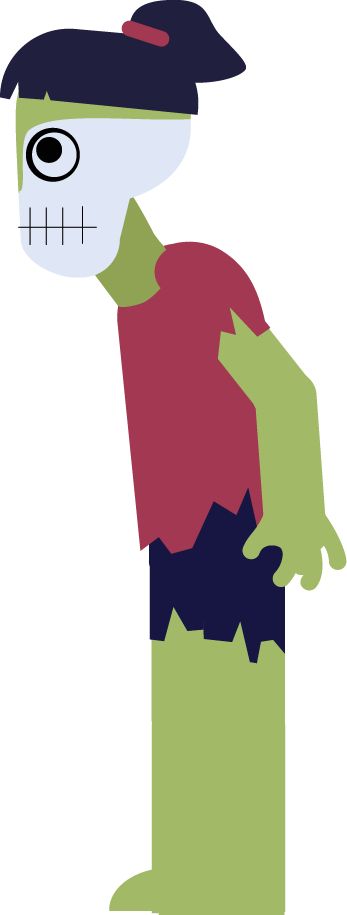
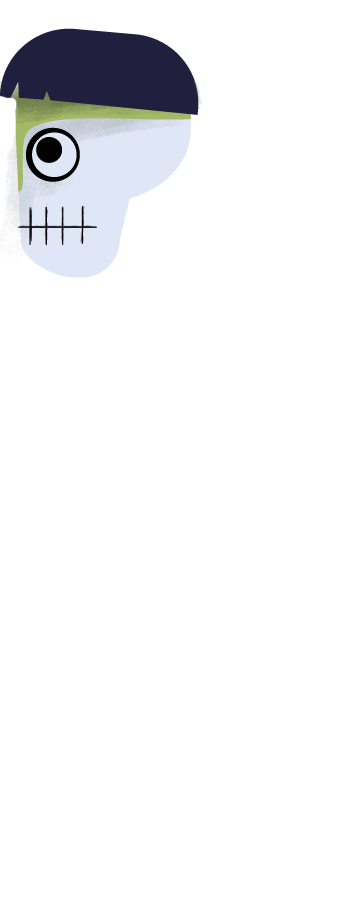
Layers edited between the first and the second 347×915 image:
removed group "Layer 2" (1 layers) over [121, 0, 246, 83]
removed layer "<Group>" (1st of 5, in "Layer 2") from group "Layer 2" over [121, 0, 246, 83]
removed layer "Layer 6" over [32, 132, 77, 177]
removed layer "Layer 7" over [26, 127, 80, 182]
removed layer "Layer 10" over [15, 35, 191, 193]
removed group "Layer 11" (1 layers) over [15, 35, 191, 278]
removed layer "<Group>" (3rd of 5, in "Layer 11") from group "Layer 11" over [15, 35, 191, 278]
removed group "Layer 17" (2 layers) over [89, 197, 347, 915]
removed group "<Group>" (4th of 5, in "Layer 17") (1 layers) from group "Layer 17" over [89, 197, 347, 915]
removed layer "<Group>" (5th of 5, in "Layer 17" › "<Group>") from group "<Group>" over [89, 197, 347, 915]
renamed "Layer 4" to "head", painted on it over [0, 28, 205, 278]
